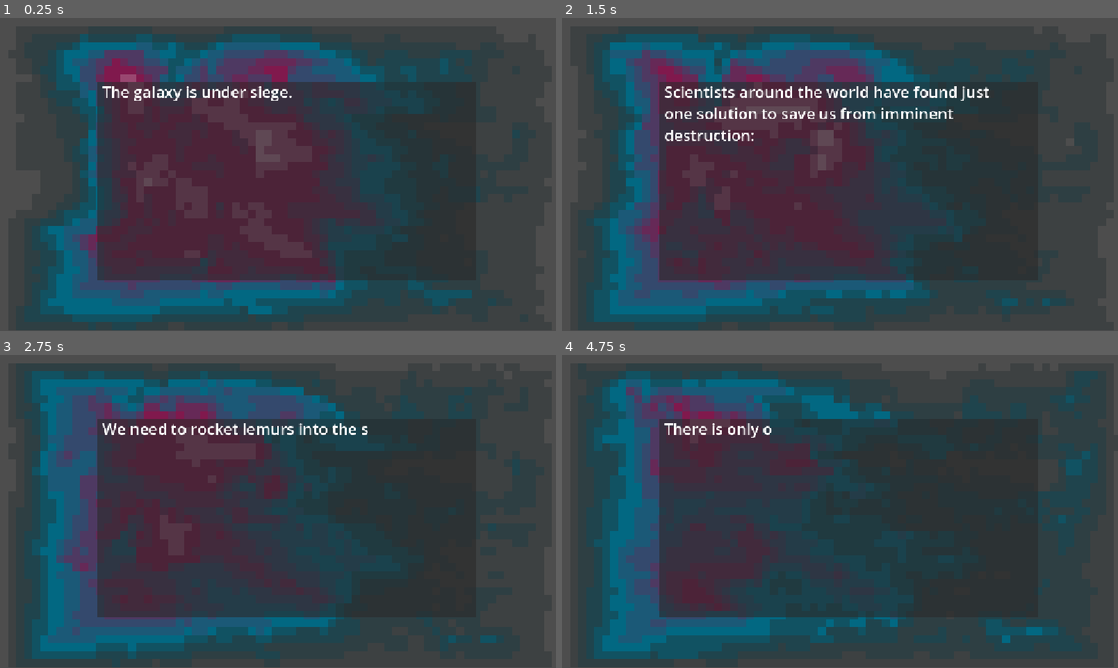
Above: before the commit, frames 1-4 (two rows, left to right).
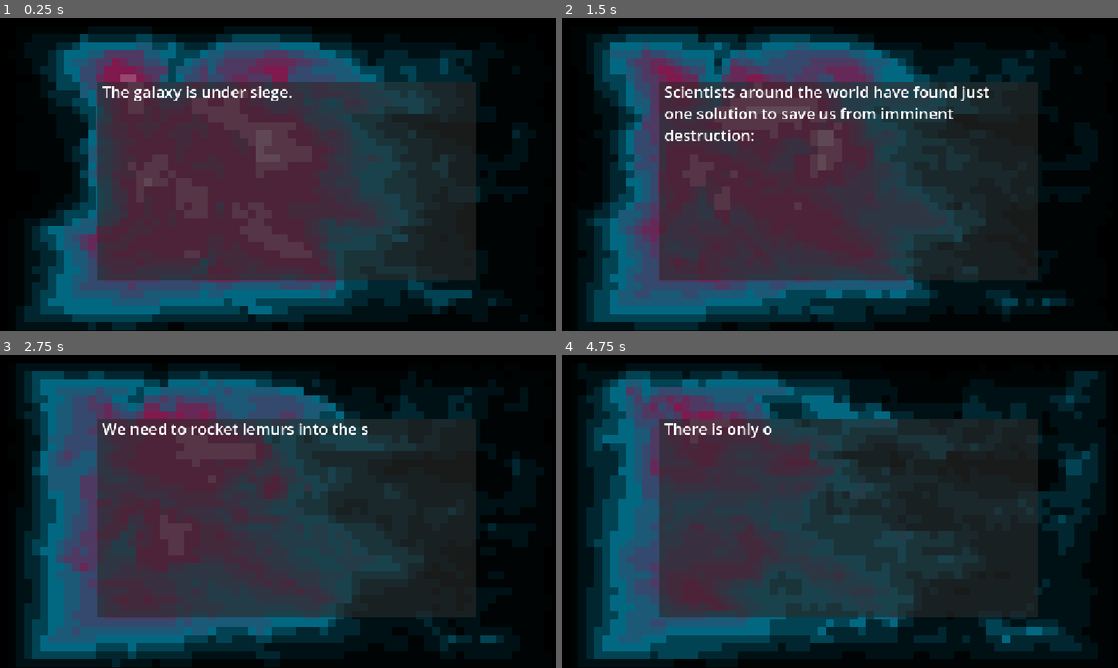
Above: after the commit, the same moments.

Repository: GarterSnake502/InnocentLemurs
Game: Godot game, scene res://Scenes/intro.tscn
Same seed, same stepped clock (60 frames per second), same inputs: the game is played once before the commit and once after it. Before the commit the project has no main scene; this scene is started directly in both runs.
Inputs (mouse positions are in pixels of both pictures, inside the frame that each line leads up to):
- Up to frame 1 (0.25 s): no input
- Up to frame 2 (1.5 s): tap Space at 0.5 s; move the mouse to (962, 158) at 0.52 s; click (962, 158) at 0.67 s; tap Enter (ui_accept) at 0.77 s; move the mouse to (728, 190) at 1.27 s; click (728, 190) at 1.42 s
- Up to frame 3 (2.75 s): tap Enter (ui_accept) at 1.52 s; move the mouse to (333, 442) at 2.02 s; click (333, 442) at 2.17 s
- Up to frame 4 (4.75 s): move the mouse to (812, 574) at 2.77 s; click (812, 574) at 2.92 s; tap Enter (ui_accept) at 3.02, 3.77, 4.52 s; move the mouse to (1006, 558) at 3.52 s; click (1006, 558) at 3.67 s; move the mouse to (673, 464) at 4.27 s; click (673, 464) at 4.42 s

The runs differ from the first frame. In frame 1, 41% of the frame differs, in the area x 0-100%, y 0-100%; in frame 2, 40%; in frame 3, 41%; in frame 4, 41%.

Commit message:
Changed default scene to intro

Diff:
--- a/project.godot
+++ b/project.godot
@@ -11,13 +11,18 @@
 [application]
 
 config/name="Innocent Lemurs"
+run/main_scene="uid://b0jcxap4px1xb"
 config/features=PackedStringArray("4.7", "Forward Plus")
 config/icon="res://icon.svg"
 
 [display]
 
 window/stretch/mode="canvas_items"
-window/stretch/aspect="expand"
+
+[global_group]
+
+lemurs=""
+bumper=""
 
 [physics]
 
@@ -27,3 +32,4 @@
 
 textures/canvas_textures/default_texture_filter=0
 rendering_device/driver.windows="d3d12"
+environment/defaults/default_clear_color=Color(0, 0, 0, 1)
